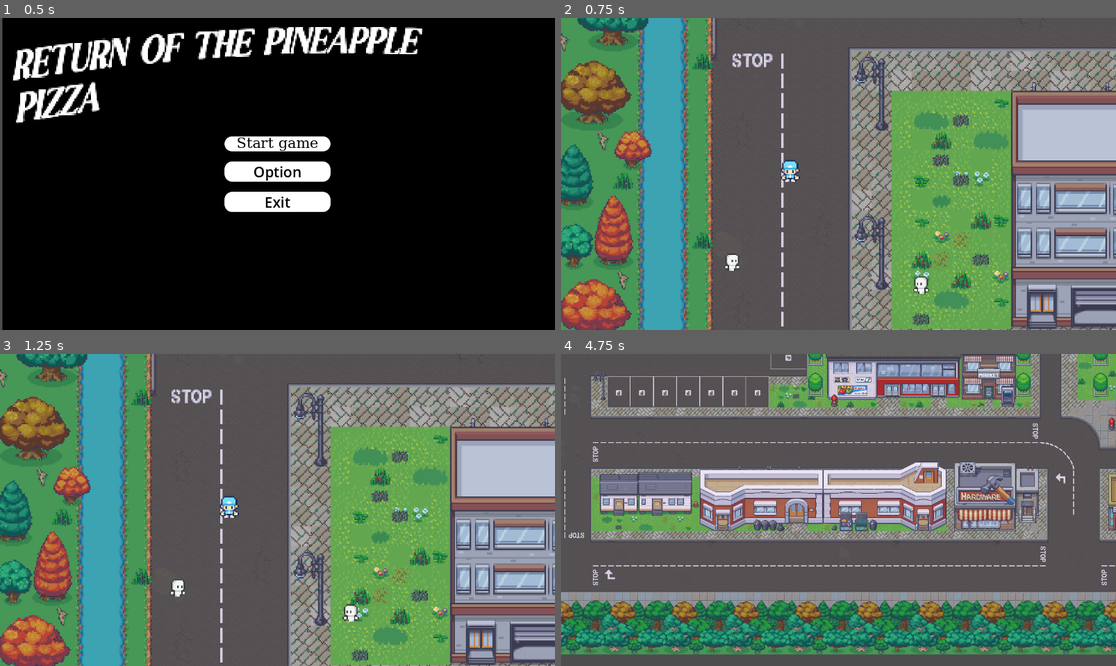
Above: before the commit, frames 1-4 (two rows, left to right).
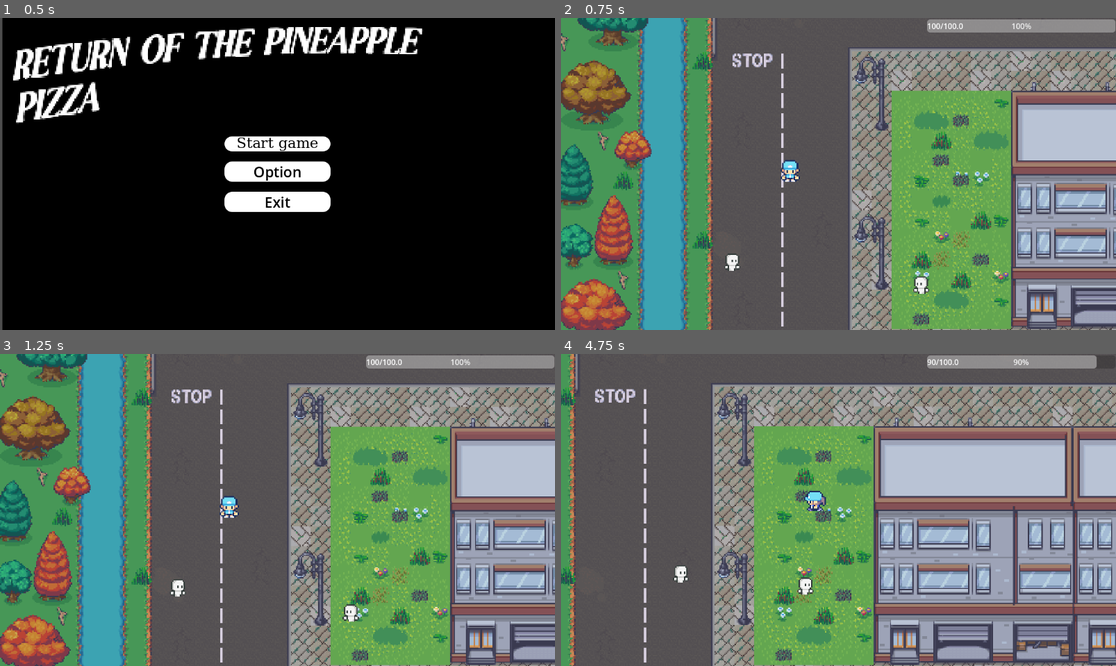
Above: after the commit, the same moments.

Repository: kevgan77/The-Return-of-The-Pineapple-Pizza
Game: Godot game, scene res://main_menu.tscn
The game is run twice, just before and just after one commit, with the same random seed, the same clock (stepped at 60 frames per second) and the same inputs. The engine's default icon, where the game draws it, is replaced by a stand-in: a white triangle on a blue panel in a dark square.
Inputs:
- Up to frame 1 (0.5 s): no input
- Up to frame 2 (0.75 s): click "Start game" at 0.5 s
- Up to frame 3 (1.25 s): no input
- Up to frame 4 (4.75 s): tap Enter (ui_accept) at 1.25, 1.35, 1.52, 1.82, 2.27, 2.3, 2.57, 3.05, 3.77, 3.8, 4.07, 4.52, 4.55 s; hold D (Right) 1.28-2.03 s; hold S (Down) 2.03-2.78 s; tap Shift (Sprint) at 2.1 s; hold D (Right) 2.78-3.53 s; tap E (interact) at 2.85 s; hold W (Up) 3.53-4.28 s; tap 0 at 3.6 s; hold A (Left) from 4.28 s (still down); tap 9 at 4.35 s

Frame 1 is identical in both runs. In frame 2, 1.4% of the frame differs, in the area x 65-100%, y 0-5%; in frame 3, 1.4%; in frame 4, 79%, in the area x 0-100%, y 0-100%.

Commit message:
Health done

Diff:
--- a/Scenes/enemy.tscn
+++ b/Scenes/enemy.tscn
@@ -312,7 +312,7 @@
 [node name="Enemy" type="CharacterBody2D"]
 script = ExtResource("1_1f0kj")
 
-[node name="CollisionShape2D" type="CollisionShape2D" parent="."]
+[node name="CollisionShape2D" type="CollisionShape2D" parent="." groups=["Enemy"]]
 shape = SubResource("CapsuleShape2D_287tu")
 
 [node name="AnimatedSprite2D" type="AnimatedSprite2D" parent="."]
--- a/Scenes/health_bar_ui.tscn
+++ b/Scenes/health_bar_ui.tscn
@@ -11,9 +11,9 @@
 offset_right = 1151.0
 offset_bottom = 30.0
 
-[node name="ProgressBar" type="ProgressBar" parent="MarginContainer"]
+[node name="HealthBar" type="ProgressBar" parent="MarginContainer"]
 layout_mode = 2
 value = 100.0
 
-[node name="Label" type="Label" parent="MarginContainer"]
+[node name="HealthLabel" type="Label" parent="MarginContainer"]
 layout_mode = 2
--- a/Scenes/player.tscn
+++ b/Scenes/player.tscn
@@ -1,7 +1,8 @@
-[gd_scene load_steps=30 format=3 uid="uid://m2b7m2jart4y"]
+[gd_scene load_steps=31 format=3 uid="uid://m2b7m2jart4y"]
 
 [ext_resource type="Script" uid="uid://0bp0vq3quem8" path="res://player.gd" id="1_onrkg"]
 [ext_resource type="Texture2D" uid="uid://6s33y7t8b822" path="res://Player_Sprite/Small-8-Direction-Characters_by_AxulArt.png" id="2_cvnsp"]
+[ext_resource type="PackedScene" uid="uid://d07v57rn2s5ro" path="res://Scenes/health_bar_ui.tscn" id="3_6t5aa"]
 
 [sub_resource type="AtlasTexture" id="AtlasTexture_x3wgy"]
 atlas = ExtResource("2_cvnsp")
@@ -251,3 +252,5 @@
 [node name="CollisionShape2D" type="CollisionShape2D" parent="."]
 position = Vector2(0, -1)
 shape = SubResource("CapsuleShape2D_6t5aa")
+
+[node name="HealthBarUI" parent="." instance=ExtResource("3_6t5aa")]
--- a/health_bar_ui.gd
+++ b/health_bar_ui.gd
@@ -6,8 +6,9 @@
 
 func _ready():
 	# Find the player node (adjust the path to your player node)
-	player = get_tree().get_first_node_in_group("player") # Add player to a "player" group
+	player = get_tree().get_first_node_in_group("Player") # Add player to a "player" group
 	if player:
+		#await get_tree().create_timer(0.1).timeout
 		# Initialize health bar
 		health_bar.max_value = player.max_health
 		health_bar.value = player.health
@@ -16,5 +17,6 @@
 		player.connect("health_changed", _on_player_health_changed)
 
 func _on_player_health_changed(new_health):
+	print("connected")
 	health_bar.value = new_health
 	health_label.text = str(new_health) + "/" + str(health_bar.max_value)
--- a/player.gd
+++ b/player.gd
@@ -53,8 +53,9 @@
 		$AnimatedSprite2D.play("Idle")
 
 	move_and_slide()
-	if Input.is_action_just_pressed("ui_accept"):
+	if Input.is_action_just_pressed("Damage"):
 		take_damage(10)
+		print("taking damage")
 
 func take_damage(amount):
 	health = max(0, health - amount)
@@ -66,7 +67,10 @@
 	if body.is_in_group("Player"):
 		get_tree().change_scene_to_file("res://Scenes/test_world.tscn")
 
-
+func enemy_checker(enemy):
+	if enemy.is_in_group("Enemy"):
+		take_damage(5)
+		print("Damage")
 
 func _on_area_2d_body_entered(body: Node2D) -> void:
 	if body.is_in_group("Player"):
--- a/project.godot
+++ b/project.godot
@@ -51,6 +51,11 @@
 "events": [Object(InputEventKey,"resource_local_to_scene":false,"resource_name":"","device":-1,"window_id":0,"alt_press …(192 unchanged characters)…
 ]
 }
+Damage={
+"deadzone": 0.2,
+"events": [Object(InputEventKey,"resource_local_to_scene":false,"resource_name":"","device":-1,"window_id":0,"alt_pressed":false,"shift_pressed":false,"ctrl_pressed":false,"meta_pressed":false,"pressed":false,"keycode":0,"physical_keycode":69,"key_label":0,"unicode":101,"location":0,"echo":false,"script":null)
+]
+}
 
 [rendering]
 
